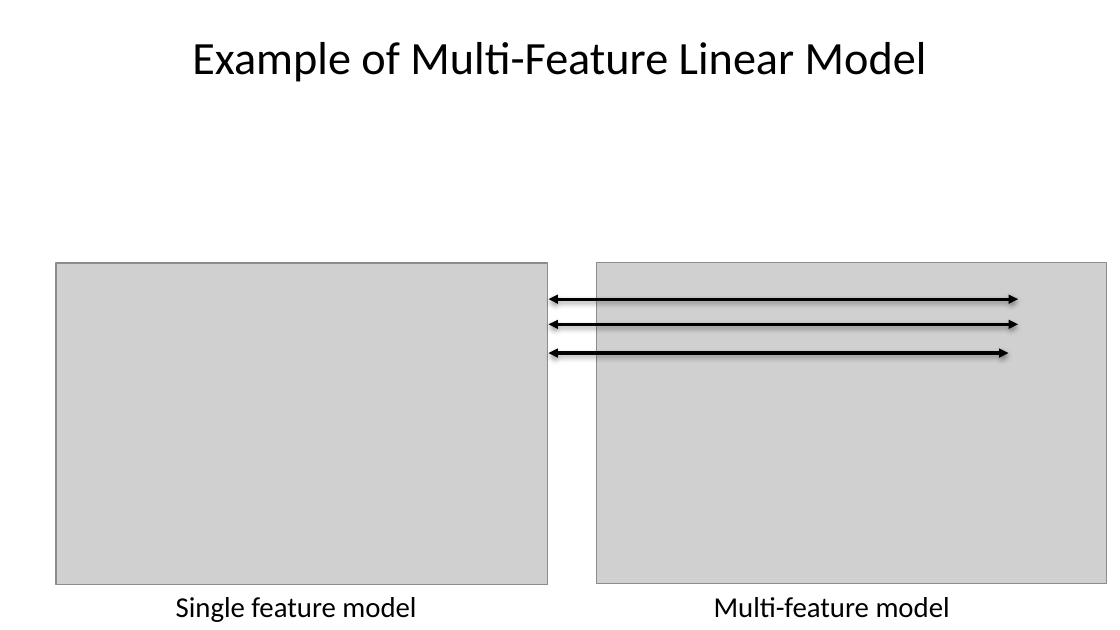
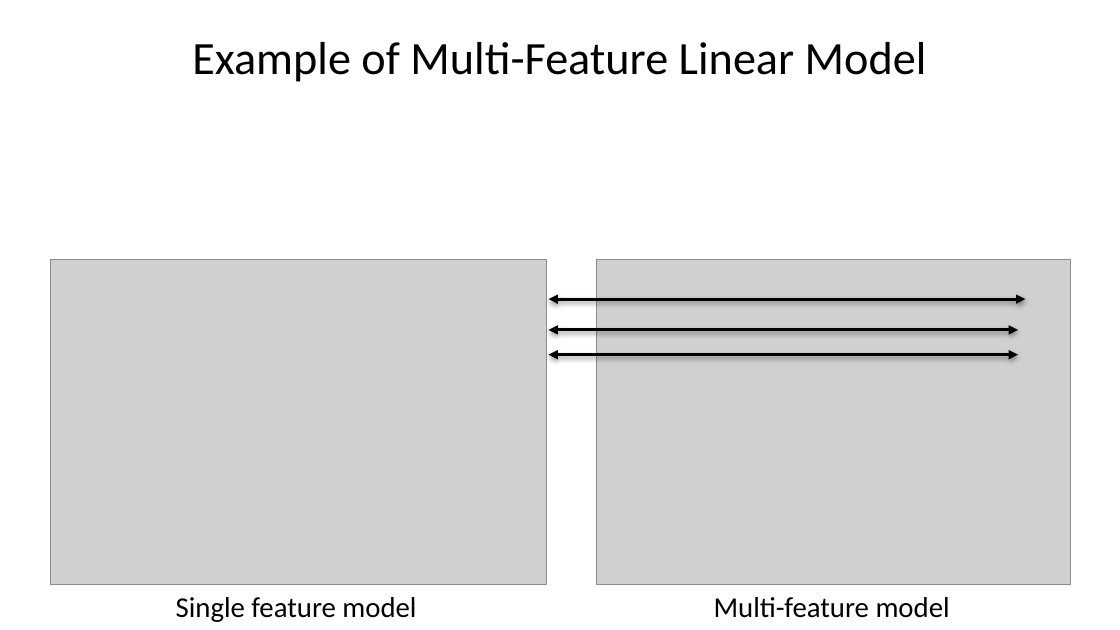
Before and after one commit to StephenElston/CSCI-E-83, a slide deck: slide 51 of LectureSlides/08_IntroductionToLinearModels.pptx. Drawn at 1120x630 pixels with LibreOffice and Linux fonts; fonts in the diff are those of the drawing; grey boxes stand for pictures. Boxes give left, top, right and bottom in pixels: in the first picture for what was removed or moved away, otherwise in the second. Text is boxed around its words. In the diff, an @@ line names an element or a change of style, - is before the commit and + after.

Commit message:
Improved examples in slide deck

```diff
--- a/LectureSlides/08_IntroductionToLinearModels.pptx
+++ b/LectureSlides/08_IntroductionToLinearModels.pptx
@@ picture: place and size @@
-picture at bbox=[56, 263, 548, 585]
+picture at bbox=[50, 260, 547, 585]
@@ picture: place and size @@
-picture at bbox=[596, 263, 1107, 584]
+picture at bbox=[596, 260, 1071, 585]
@@ double arrow moved from (549, 299) - (1018, 299) to (549, 299) - (1026, 299) @@
@@ double arrow moved from (549, 325) - (1018, 325) to (549, 330) - (1018, 330) @@
@@ double arrow moved from (549, 353) - (1008, 353) to (549, 355) - (1018, 355) @@
```
Also in this commit, not shown: 13 other slides changed, 1 slide added, 1 slide removed.
